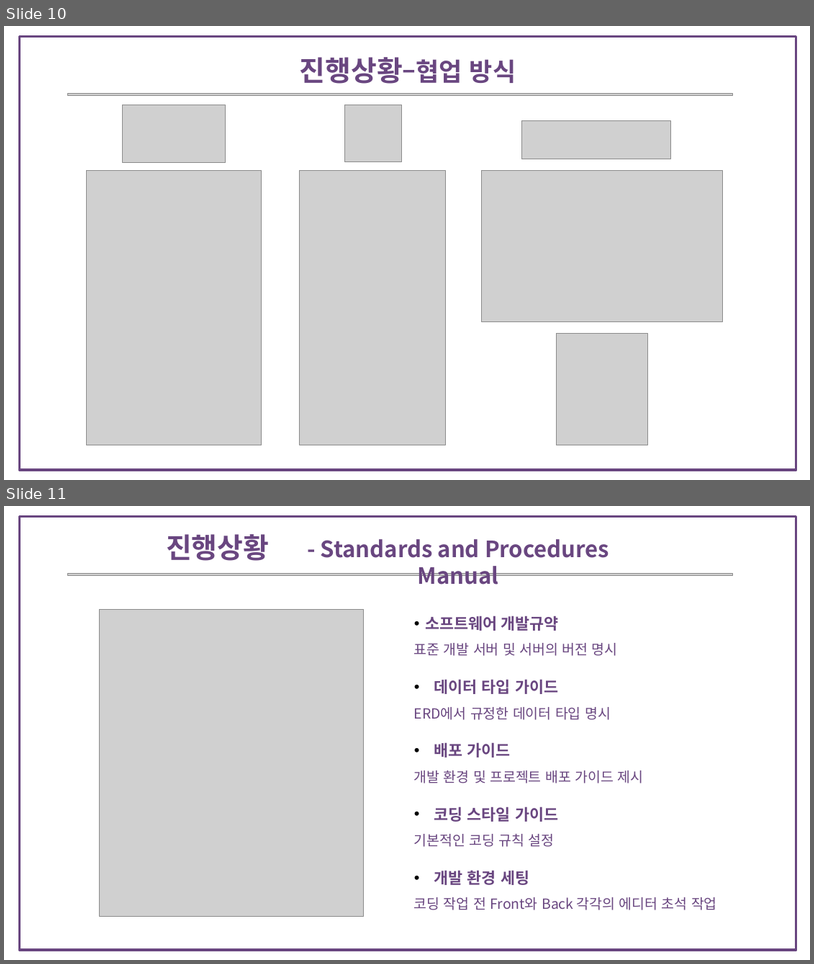
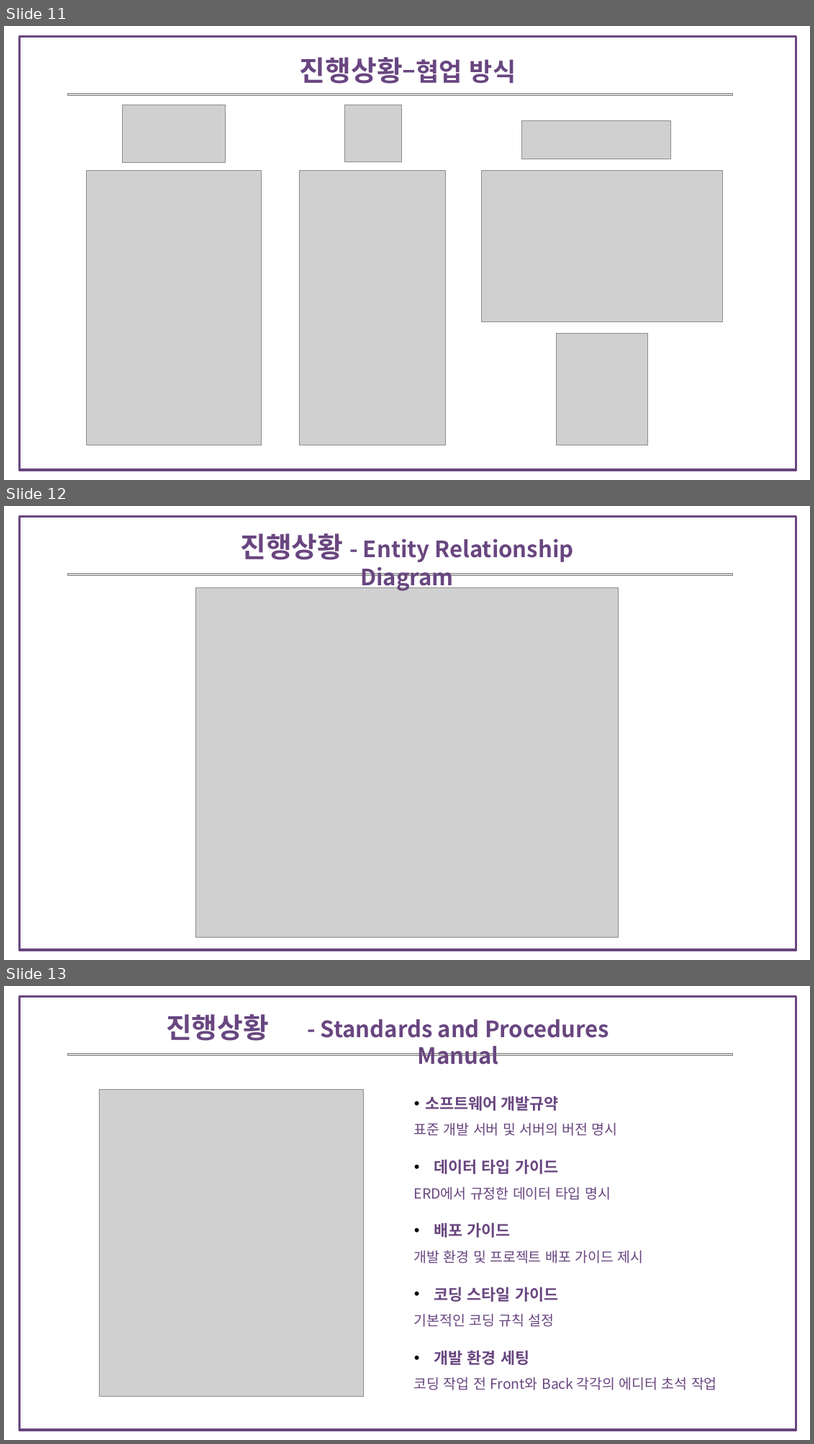
Before and after one commit to bitnarii/YMPM, a slide deck: 기획서/5조 Fit-back.pptx. Shown one above the other, each under a label of ours: slides 10 and 11 before the commit, slides 11, 12 and 13 after it. The pictures are 814x964 and 814x1444 pixels, drawn with LibreOffice and Linux fonts; fonts in the diff are those of the drawing; grey boxes stand for pictures. Boxes give left, top, right and bottom in pixels: in the first picture for what was removed or moved away, otherwise in the second. Text is boxed around its words. In the diff, an @@ line names an element or a change of style, - is before the commit and + after.

```diff
--- a/기획서/5조 Fit-back.pptx
+++ b/기획서/5조 Fit-back.pptx
@@ slide 12 added at <box>4,506,810,960</box>, background #FFFFFF @@
@@ rectangle added at <box>19,517,796,950</box>, outline #694680 4.5 pt @@
@@ text added at <box>240,533,574,591</box>, 40 pt, text #694680, bold @@
+진행상황 - Entity Relationship Diagram
@@ picture added at <box>67,574,733,575</box> @@
@@ picture added at <box>196,588,619,937</box> @@
@@ what was slide 10 is now slide 11 @@
@@ what was slide 11 is now slide 13 @@
```
Also in this commit, not shown: 1 other slide added.
